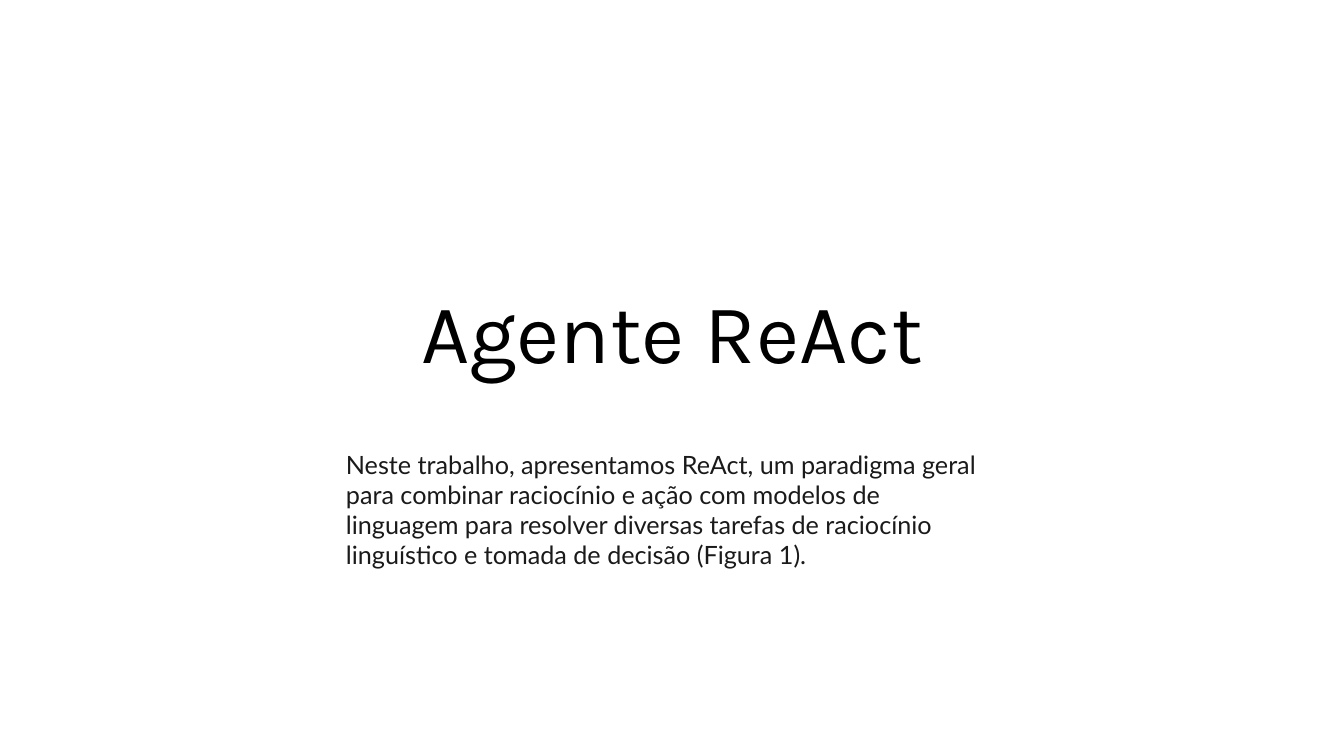
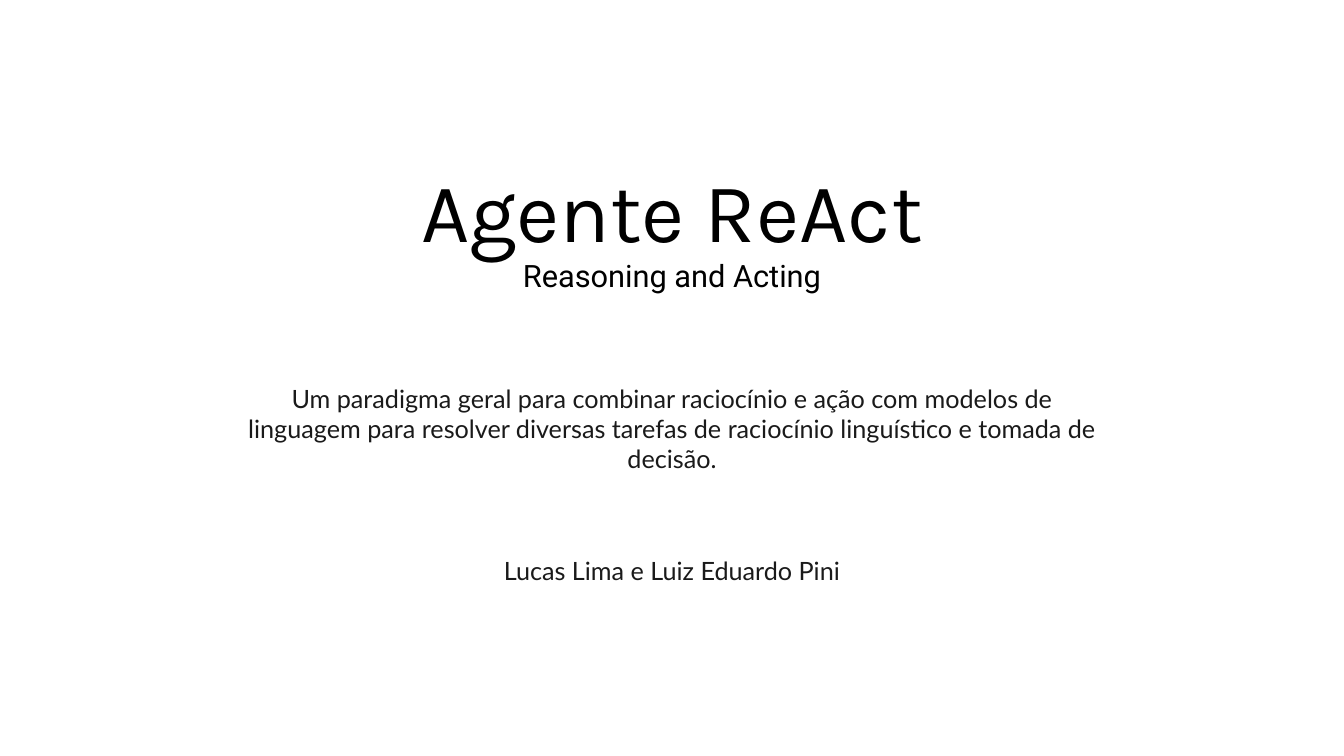
Before and after one commit to luizehp/Agente-ReAct, a slide deck: slide 1 of Agente ReAct.pptx. Drawn at 1344x756 pixels with LibreOffice and Linux fonts; fonts in the diff are those of the drawing. Boxes give left, top, right and bottom in pixels: in the first picture for what was removed or moved away, otherwise in the second. Text is boxed around its words. In the diff, an @@ line names an element or a change of style, - is before the commit and + after.

```diff
--- a/Agente ReAct.pptx
+++ b/Agente ReAct.pptx
@@ title at bbox=[421, 189, 923, 294]: text changed; size 60 to 22 pt; font Karla to Roboto @@
-Agente ReAct
+Agente ReAct
+Reasoning and Acting
@@ text at bbox=[248, 389, 1095, 443]: text changed @@
-Neste trabalho, apresentamos ReAct, um paradigma geral para combinar raciocínio e ação com modelos de linguagem para resolver diversas tarefas de raciocínio linguístico e tomada de decisão (Figura 1).
+Um paradigma geral para combinar raciocínio e ação com modelos de linguagem para resolver diversas tarefas de raciocínio linguístico e tomada de decisão.
@@ text added at bbox=[504, 561, 840, 581], 18 pt, text #1A1A1A @@
+Lucas Lima e Luiz Eduardo Pini
```
Also in this commit, not shown: 2 other slides changed, 7 slides added, 6 slides removed.
